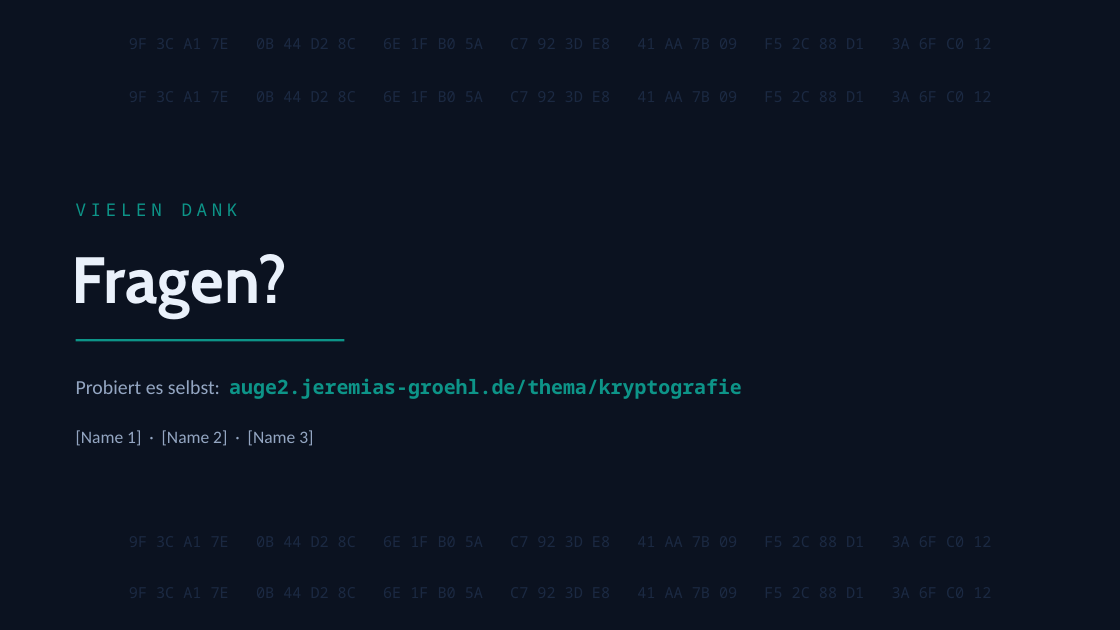
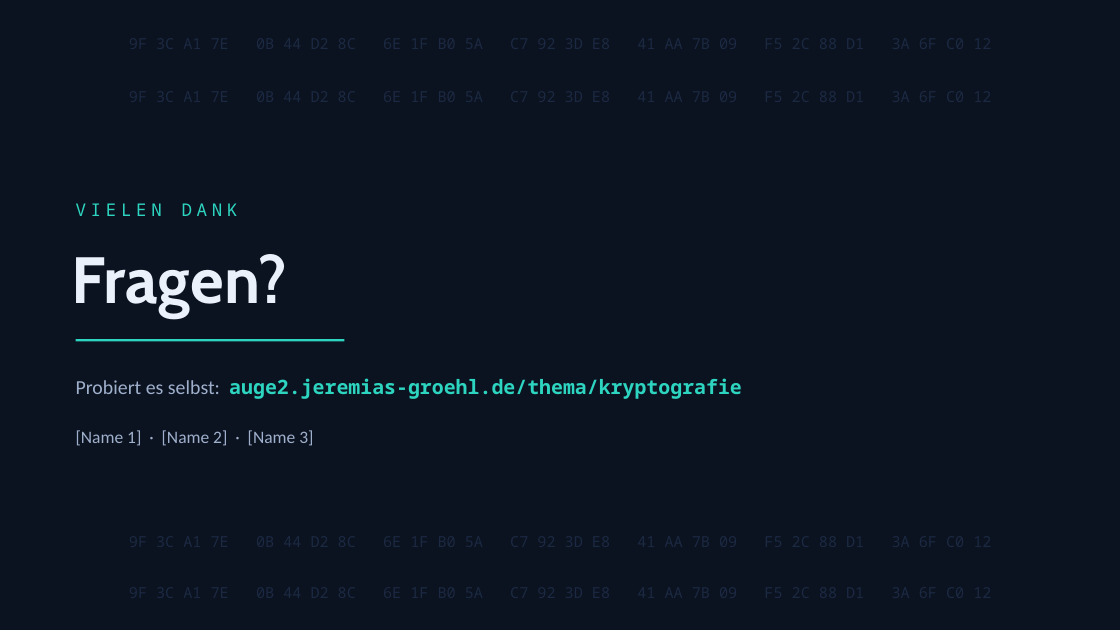
Before and after one commit to JereIsThere/auge, a slide deck: slide 11 of _present/Krypto-Learning-Hub.pptx. Drawn at 1120x630 pixels with LibreOffice and Linux fonts; fonts in the diff are those of the drawing. Boxes give left, top, right and bottom in pixels: in the first picture for what was removed or moved away, otherwise in the second. Text is boxed around its words. In the diff, an @@ line names an element or a change of style, - is before the commit and + after.

```diff
--- a/_present/Krypto-Learning-Hub.pptx
+++ b/_present/Krypto-Learning-Hub.pptx
@@ text "VIELEN DANK" at box(76, 203, 238, 216): text colour #0D9488 to #2DD4BF @@
@@ line (76, 340) - (344, 340): stroke #0D9488 2 pt to #2DD4BF 2 pt @@
@@ text "Probiert es selbst: auge2.jeremias-groehl.de/thema/kryptogra ..." at box(76, 378, 742, 399): text colour #94A6C2 to #9FB0CC in "Probiert es selbst:"; text colour #0D9488 to #2DD4BF in "auge2.jeremias-groehl.de/thema/kryptografie" @@
```
Also in this commit, not shown: 10 other slides changed.
